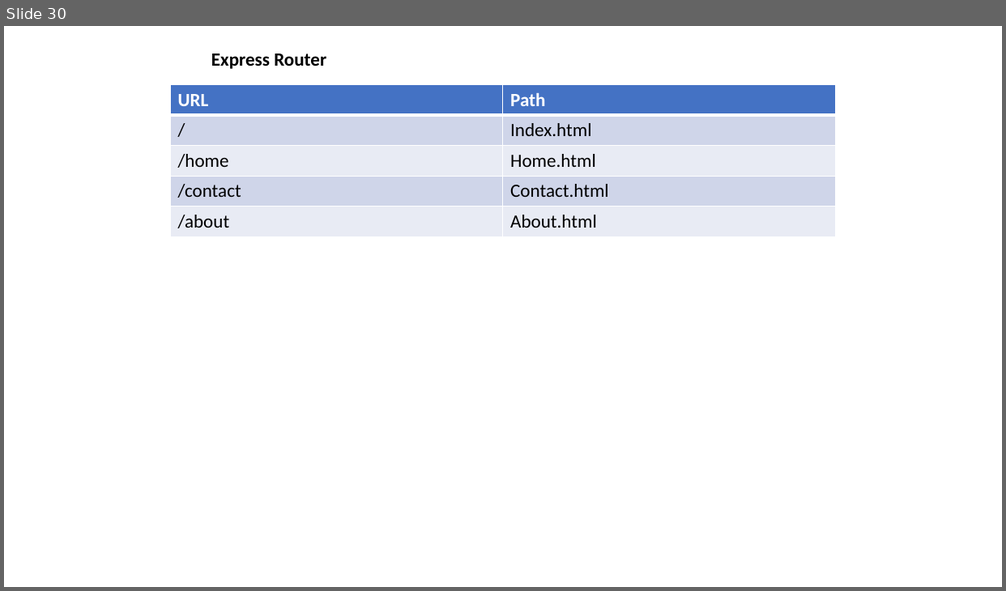
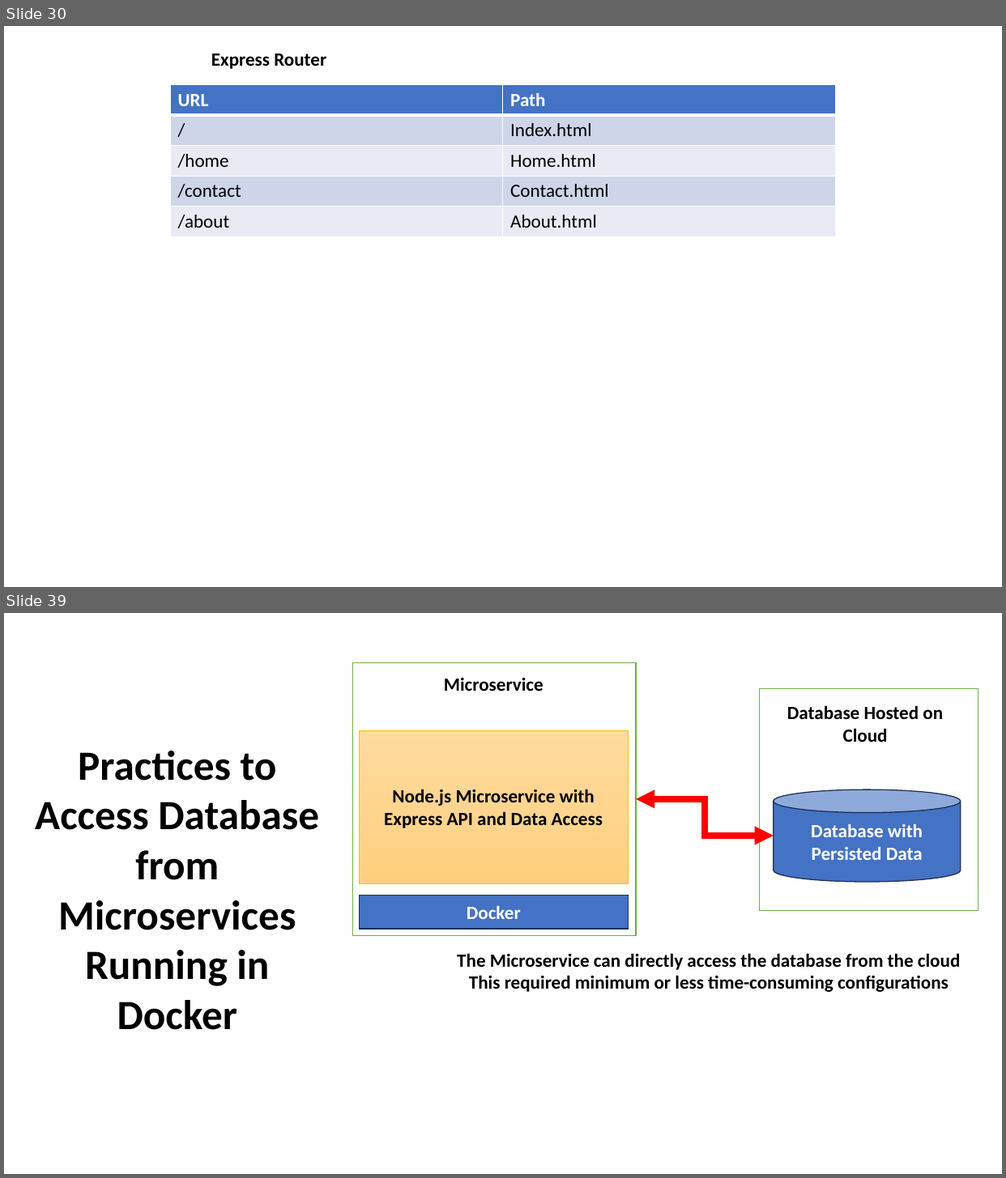
Before and after one commit to maheshsabnis/ugam, a slide deck: Training_Presentetions.pptx. Shown one above the other, each under a label of ours: slide 30 before the commit, slides 30 and 39 after it; the slides between them are not shown. The pictures are 1006x591 and 1006x1178 pixels, drawn with LibreOffice and Linux fonts; fonts in the diff are those of the drawing. Boxes give left, top, right and bottom in pixels: in the first picture for what was removed or moved away, otherwise in the second. Text is boxed around its words. In the diff, an @@ line names an element or a change of style, - is before the commit and + after.

```diff
--- a/Training_Presentetions.pptx
+++ b/Training_Presentetions.pptx
@@ slide 39 added at <box>4,613,1002,1174</box>, background #FFFFFF @@
@@ rectangle added at <box>353,662,636,935</box>, fill #FFFFFF, outline #70AD47 1 pt @@
@@ text added at <box>444,678,543,691</box>, 18 pt, text #000000, bold @@
+Microservice
@@ rectangle added at <box>760,688,978,910</box>, fill #FFFFFF, outline #70AD47 1 pt @@
@@ text added at <box>787,705,943,742</box>, 18 pt, text #000000, bold @@
+Database Hosted on Cloud
@@ rectangle added at <box>359,730,628,884</box>, fill gradient #FFDB9E to #FFD590 to #FFD07C, outline #FFC000 0.5 pt, 18 pt, text #000000, bold @@
+Node.js Microservice with Express API and Data Access
@@ text added at <box>35,751,319,1030</box>, 40 pt, text #000000, bold @@
+Practices to Access Database from Microservices Running in Docker
@@ elbow double arrow added from (636, 799) to (774, 836), #FF0000 6 pt @@
@@ cylinder added at <box>774,790,961,882</box>, fill #4472C4, outline #1E3256 1 pt, 18 pt, text #FFFFFF, bold @@
+Database with Persisted Data
@@ rectangle added at <box>359,895,628,929</box>, fill #4472C4, outline #1E3256 1 pt, 18 pt, text #FFFFFF, bold @@
+Docker
@@ text added at <box>457,953,960,992</box>, 18 pt, text #000000, bold @@
+The Microservice can directly access the database from the cloud
+This required minimum or less time-consuming configurations
```
Also in this commit, not shown: 8 other slides added, 9 other files.
